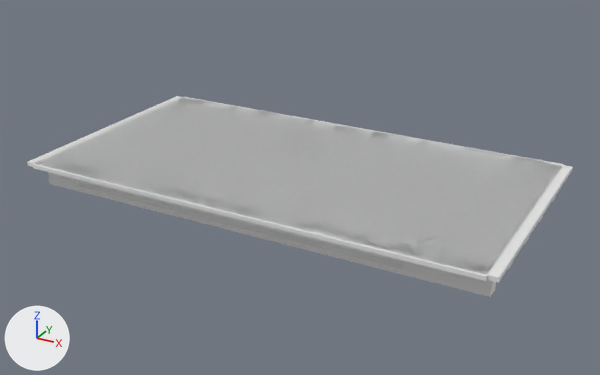
One commit to the OBJ model IFC/PSC/Mumbai/Sup_Str/M_25_3L_OF_P/model.obj: the scene before it, then after it.
One viewpoint serves both versions: a camera (50 mm lens) standing at (32.6, -30.8, 16.8) and looking at (12.8, 5.2, -1.2). The axes (+X, +Y, +Z) are drawn at lower left. The lights are the same throughout. The picture after the commit comes second. Where no turn or scale is listed for an object, it has been applied to the vertices. Vertices at exactly the same position are counted once.

Names of what the first picture shows: 'model'.
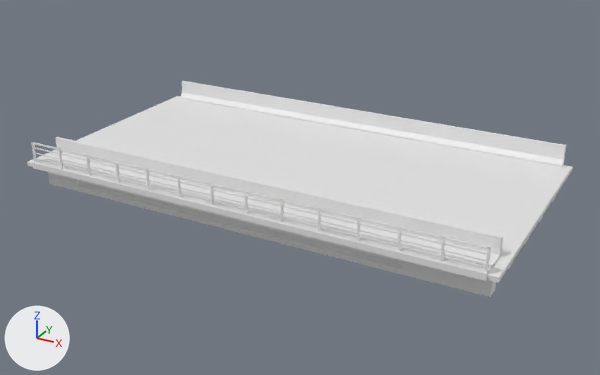
Where the change shows, as pixel boxes [x1, y1, x2, y2] in the pictures (600 x 375 px):
'model', reshaped (7% taller)
    before: [27, 96, 573, 297]
    after: [27, 81, 573, 297]
part 1 of me_model, added
    after: [31, 142, 37, 162]
part 2 of me_model, added
    after: [58, 148, 63, 168]
part 3 of me_model, added
    after: [86, 155, 91, 175]
part 4 of me_model, added
    after: [115, 161, 120, 182]
part 5 of me_model, added
    after: [146, 168, 150, 190]
part 6 of me_model, added
    after: [177, 176, 181, 197]
part 7 of me_model, added
    after: [210, 183, 214, 205]
part 8 of me_model, added
    after: [245, 191, 248, 214]
part 9 of me_model, added
    after: [281, 199, 284, 222]
part 10 of me_model, added
    after: [318, 208, 321, 231]
part 11 of me_model, added
    after: [357, 217, 361, 241]
part 12 of me_model, added
    after: [398, 227, 402, 251]
part 13 of me_model, added
    after: [440, 237, 445, 262]
part 14 of me_model, added
    after: [485, 247, 491, 273]
part 15 of me_model, added
    after: [33, 142, 488, 249]
part 16 of me_model, added
    after: [35, 158, 486, 268]
part 17 of me_model, added
    after: [35, 153, 486, 261]
part 18 of me_model, added
    after: [34, 147, 487, 255]
part 19 of me_model, added
    after: [32, 81, 566, 276]

The change in detail:
me_model is used by ob_model.
me_model had 6042 vertices, 18088 faces and spanned x -0.5..25.5, y -1.4..12.4, z -1.5..0.0.
me_model now has 6224 vertices, 18362 faces and spans x -0.5..25.5, y -1.4..12.4, z -1.5..1.2.
me_model part 1: a new loose piece, a box spanning x 0.0..0.1, y -1.24..-1.14, z 0.1..1.2.
me_model part 2: a new loose piece, a box spanning x 1.915..2.015, y -1.237..-1.137, z 0.1..1.2.
me_model part 3: a new loose piece, a box spanning x 3.831..3.931, y -1.237..-1.137, z 0.1..1.2.
me_model part 4: a new loose piece, a box spanning x 5.75..5.85, y -1.24..-1.14, z 0.1..1.2.
me_model part 5: a new loose piece, a box spanning x 7.662..7.762, y -1.237..-1.137, z 0.1..1.2.
me_model part 6: a new loose piece, a box spanning x 9.577..9.677, y -1.237..-1.137, z 0.1..1.2.
me_model part 7: a new loose piece, a box spanning x 11.49..11.59, y -1.24..-1.14, z 0.1..1.2.
me_model part 8: a new loose piece, a box spanning x 13.41..13.51, y -1.24..-1.14, z 0.1..1.2.
me_model part 9: a new loose piece, a box spanning x 15.323..15.423, y -1.237..-1.137, z 0.1..1.2.
me_model part 10: a new loose piece, a box spanning x 17.24..17.34, y -1.24..-1.14, z 0.1..1.2.
me_model part 11: a new loose piece, a box spanning x 19.154..19.254, y -1.237..-1.137, z 0.1..1.2.
me_model part 12: a new loose piece, a box spanning x 21.07..21.17, y -1.24..-1.14, z 0.1..1.2.
me_model part 13: a new loose piece, a box spanning x 22.98..23.08, y -1.24..-1.14, z 0.1..1.2.
me_model part 14: a new loose piece, a box spanning x 24.9..25.0, y -1.24..-1.14, z 0.1..1.2.
me_model part 15: a new loose piece, a box spanning x 0.0..25.0, y -1.227..-1.147, z 1.12..1.2.
me_model part 16: a new loose piece, a box spanning x 0.0..25.0, y -1.212..-1.163, z 0.275..0.325.
me_model part 17: a new loose piece, a box spanning x 0.0..25.0, y -1.212..-1.163, z 0.575..0.625.
me_model part 18: a new loose piece, a box spanning x 0.0..25.0, y -1.212..-1.162, z 0.875..0.925.
Part 19, on me_model:
19 vertices are added at x 0.0, y -1.4..12.4, z 0.0..1.1.
19 new vertices lie (25.0, 0.0, 0.0) away from vertices in x 0.0, y -1.4..12.4, z 0.0..1.1.
58 new faces join them.
